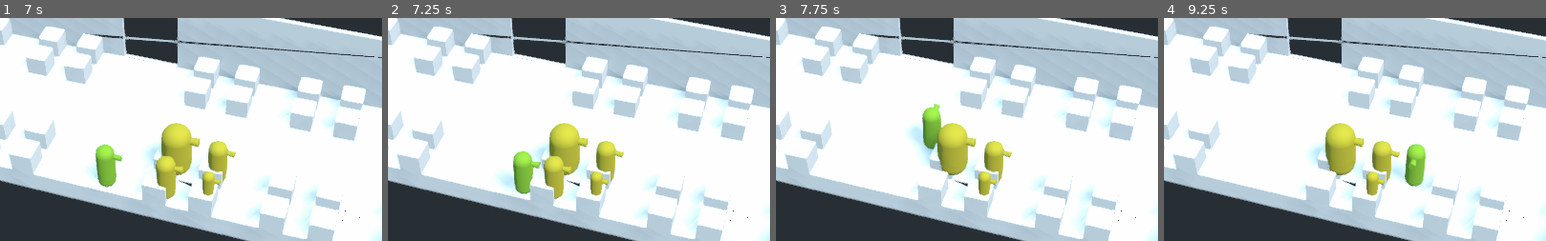
Above: before the commit, frames 1-4 (left to right).
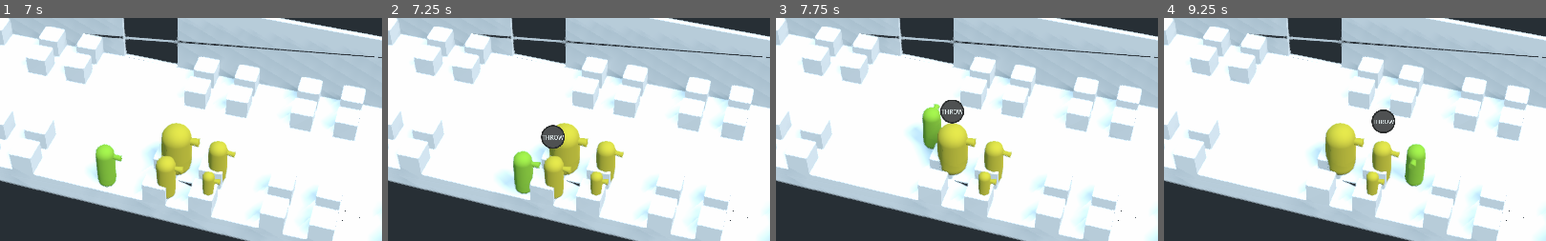
Above: after the commit, the same moments.

Repository: the-last-willy/game_jam_22_07
Game: Godot game, scene res://Game/Scenes/Main/Main.tscn
The game is run twice, just before and just after one commit, with the same random seed, the same clock (stepped at 60 frames per second) and the same inputs.
Inputs (mouse positions are % of the whole screen's width and height, from its top left):
- Up to frame 1 (7 s): click "Play" at 0.5 s; tap Enter (ui_accept) at 1.25, 1.52, 2.27, 3.5, 3.77, 4.52, 5.27, 6.77 s; move the mouse to (72, 45) at 1.27 s; hold D (move_right) 1.28-2.03 s; tap Space (grab) every 0.75 s from 1.35 to 6.6 s; click (72, 45) at 1.42 s; move the mouse to (30, 55) at 2.02 s; hold S (move_backward) 2.03-2.78 s; move the mouse to (60, 28) at 2.77 s; hold D (move_right) 2.78-3.53 s; move the mouse to (45, 70) at 3.52 s; hold W (move_forward) 3.53-4.28 s; click (45, 70) at 3.67 s; move the mouse to (80, 65) at 4.27 s; hold A (move_left) 4.28-5.78 s; move the mouse to (20, 35) at 5.02 s; move the mouse to (55, 50) at 5.77 s; hold S (move_backward) 5.78-6.53 s; click (55, 50) at 5.92 s; move the mouse to (35, 25) at 6.52 s; hold D (move_right) from 6.53 s (still down)
- Up to frame 2 (7.25 s): keep holding D (move_right)
- Up to frame 3 (7.75 s): move the mouse to (72, 45) at 7.27 s; release D (move_right) at 7.28 s; hold W (move_forward) from 7.28 s (still down); tap Space (grab) at 7.35 s; tap Enter (ui_accept) at 7.52 s
- Up to frame 4 (9.25 s): move the mouse to (30, 55) at 8.02 s; release W (move_forward) at 8.03 s; hold D (move_right) 8.03-8.78 s; tap Space (grab) at 8.1, 8.85 s; click (30, 55) at 8.17 s; tap Enter (ui_accept) at 8.27 s; move the mouse to (60, 28) at 8.77 s; hold S (move_backward) from 8.78 s (still down)
The pictures show only the part of the screen within x 26-76%, y 29-79%; the shares and areas given below are measured in that part.

Frame 1 is identical in both runs. In frame 2, 0.5% of the frame differs, in the area x 40-47%, y 47-59%; in frame 3, 0.5%, in the area x 43-50%, y 36-48%; in frame 4, 0.5%.

Commit message:
Add trhow label

Diff:
--- a/Game/Character/Player/Player.gd
+++ b/Game/Character/Player/Player.gd
@@ -16,11 +16,12 @@
 
 var near_passengers := []
 
+onready var throw_button : Sprite = $ThrowButton
+
 func _physics_process(_delta : float) -> void:
 	move()
 
-	if Input.is_action_just_pressed("grab"):
-		grab_passenger()
+	grab_passenger()
 
 func get_nearest_passenger() -> Spatial:
 	if near_passengers.empty():
@@ -40,8 +41,17 @@
 
 func grab_passenger() -> void:
 	var nearest_passenger := get_nearest_passenger()
+
+	throw_button.visible = nearest_passenger != null
+
 	if nearest_passenger:
-		nearest_passenger.queue_free()
+		var passenger_pos : Vector3 = nearest_passenger.global_transform.origin
+		var pos2d : Vector2 = get_viewport().get_camera().unproject_position(passenger_pos + Vector3.UP * 1.8)
+
+		throw_button.position = pos2d
+
+		if Input.is_action_just_pressed("grab"):
+			nearest_passenger.queue_free()
 
 func move() -> void:
 	var input_dir = Input.get_vector(
--- a/Game/Character/Player/Player.tscn
+++ b/Game/Character/Player/Player.tscn
@@ -1,8 +1,9 @@
-[gd_scene load_steps=5 format=2]
+[gd_scene load_steps=6 format=2]
 
 [ext_resource path="res://Game/Character/Player/Player.gd" type="Script" id=1]
 [ext_resource path="res://Game/Character/Player/Material/Player.material" type="Material" id=2]
 [ext_resource path="res://Game/Character/Model/CharacterModel.tscn" type="PackedScene" id=3]
+[ext_resource path="res://Game/Character/Player/Material/ThrowLabel.png" type="Texture" id=4]
 
 [sub_resource type="CapsuleShape" id=1]
 radius = 0.202227
@@ -21,4 +22,9 @@
 transform = Transform( 1, 0, 0, 0, -4.37114e-08, -1, 0, 1, -4.37114e-08, 0, 0.578, 0 )
 shape = SubResource( 1 )
 
+[node name="ThrowButton" type="Sprite" parent="."]
+visible = false
+scale = Vector2( 0.5, 0.5 )
+texture = ExtResource( 4 )
+
 [editable path="CharacterModel"]
Binary file added: Game/Character/Player/Material/ThrowLabel.png
Not shown, added: Game/Character/Player/Material/ThrowLabel.png.import
